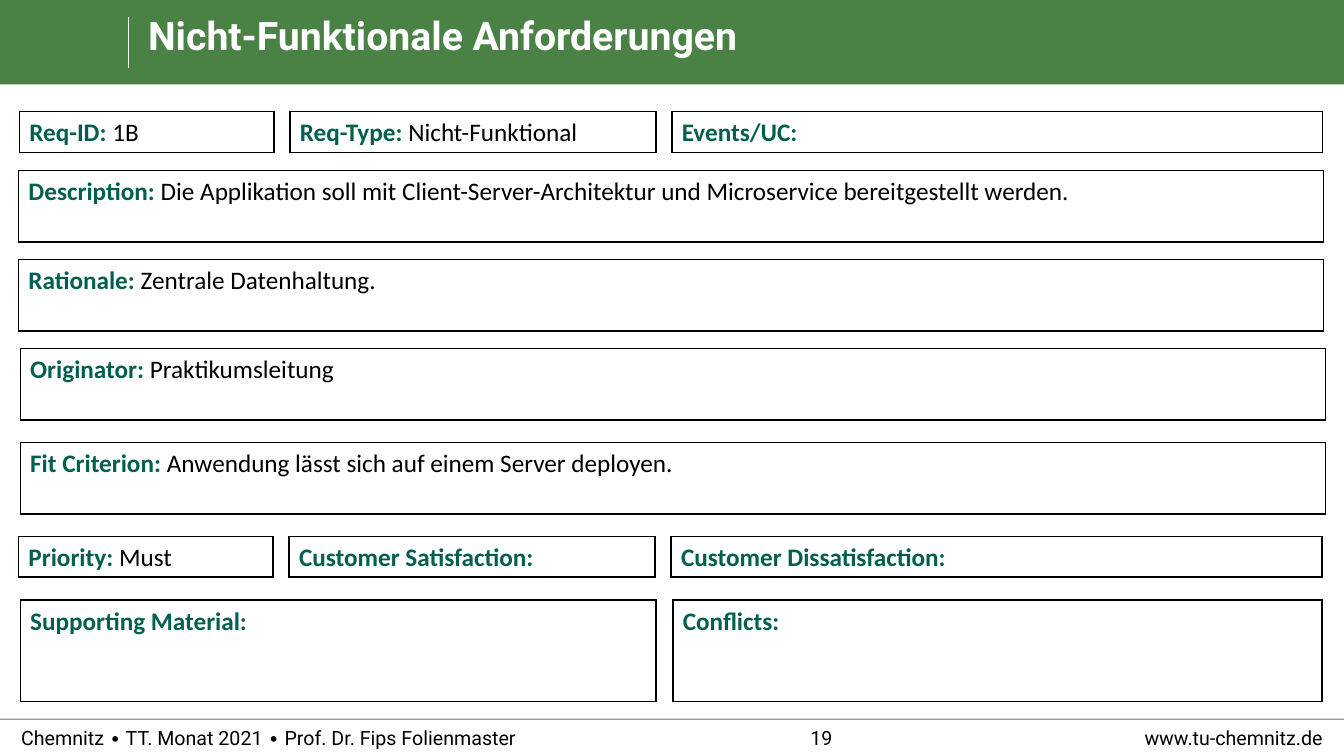
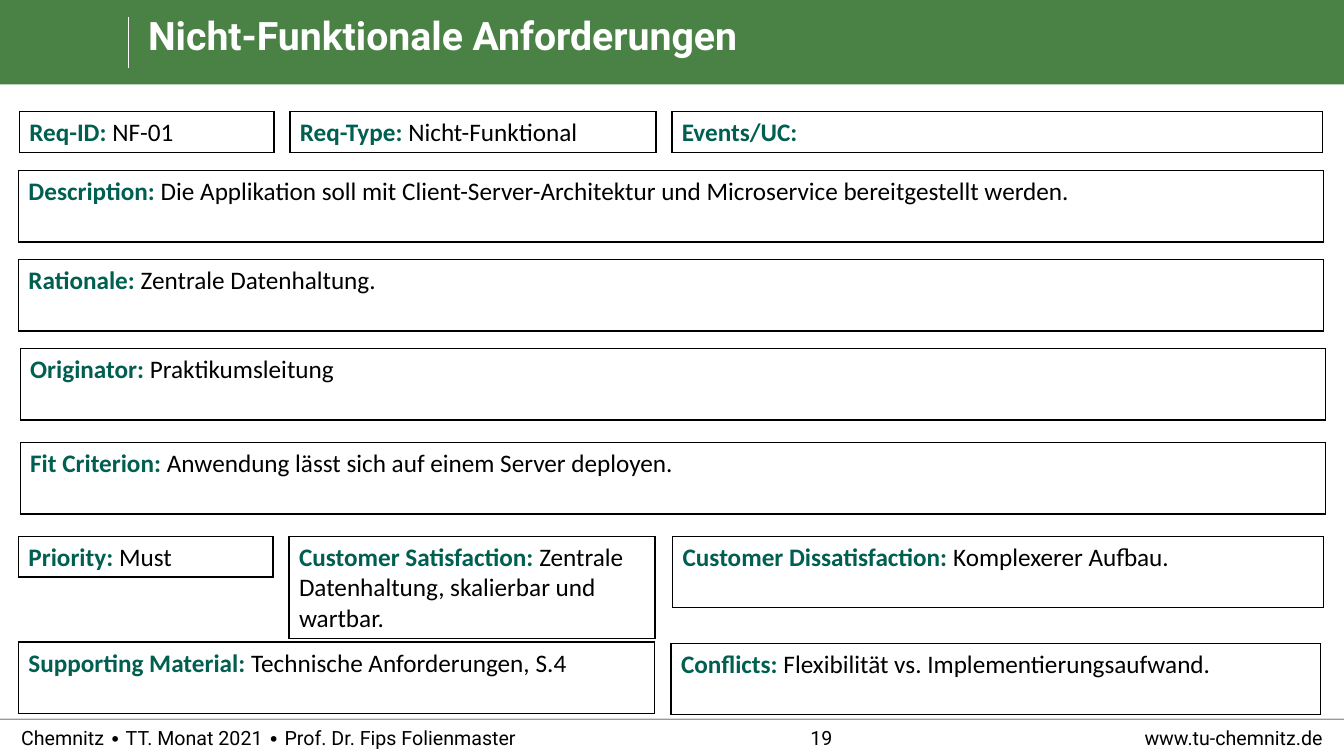
Before and after one commit to RealBiggerBo/Softwaretechnik, a slide deck: slide 19 of SnowCards_Requirements.pptx. Drawn at 1344x756 pixels with LibreOffice and Linux fonts; fonts in the diff are those of the drawing; background and template pictures are left out. Boxes give left, top, right and bottom in pixels: in the first picture for what was removed or moved away, otherwise in the second. Text is boxed around its words. In the diff, an @@ line names an element or a change of style, - is before the commit and + after.

```diff
--- a/SnowCards_Requirements.pptx
+++ b/SnowCards_Requirements.pptx
@@ text in rectangle at (29, 124, 173, 145): text changed @@
-Req-ID: 1B
+Req-ID: NF-01
@@ rectangle "Customer Satisfaction: Zentrale Datenhaltung, skalierbar ...": place and size @@
-rectangle "Customer Satisfaction: Zentrale Datenhaltung, skalierbar ..." at (289, 536, 655, 577)
+rectangle "Customer Satisfaction: Zentrale Datenhaltung, skalierbar ..." at (289, 536, 655, 638)
@@ rectangle "Customer Dissatisfaction: Komplexerer Aufbau.": place and size @@
-rectangle "Customer Dissatisfaction: Komplexerer Aufbau." at (671, 536, 1323, 577)
+rectangle "Customer Dissatisfaction: Komplexerer Aufbau." at (673, 536, 1324, 608)
@@ text in rectangle at (299, 548, 623, 628): text changed; text colour #005F50 to #000000; bold off @@
-Customer Satisfaction:
+Customer Satisfaction: Zentrale Datenhaltung, skalierbar und wartbar.
@@ text in rectangle at (683, 548, 1169, 570): text changed @@
-Customer Dissatisfaction:
+Customer Dissatisfaction: Komplexerer Aufbau.
@@ rectangle "Supporting Material: Technische Anforderungen, S.4": place and size @@
-rectangle "Supporting Material: Technische Anforderungen, S.4" at (20, 600, 656, 702)
+rectangle "Supporting Material: Technische Anforderungen, S.4" at (18, 642, 654, 714)
@@ text in rectangle at (28, 654, 567, 677): text changed; text colour #005F50 to #000000; bold off @@
-Supporting Material:
+Supporting Material: Technische Anforderungen, S.4
@@ rectangle "Conflicts: Flexibilität vs. Implementierungsaufwand.": place and size @@
-rectangle "Conflicts: Flexibilität vs. Implementierungsaufwand." at (674, 600, 1323, 702)
+rectangle "Conflicts: Flexibilität vs. Implementierungsaufwand." at (671, 643, 1321, 715)
@@ text in rectangle at (681, 655, 1210, 678): text changed; text colour #005F50 to #000000; bold off @@
-Conflicts:
+Conflicts: Flexibilität vs. Implementierungsaufwand.
```
Also in this commit, not shown: 27 other slides changed.
